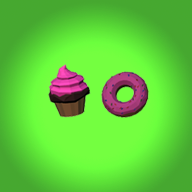
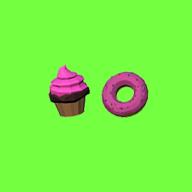
Revision of a layered 192 x 192 image; what changed, layer by layer:
painted on "Layer 1" over [48, 64, 149, 118]
added layer "Layer 4" above "Layer 3" over [0, 0, 192, 192]
hid "Layer 3" over [0, 0, 192, 192]
